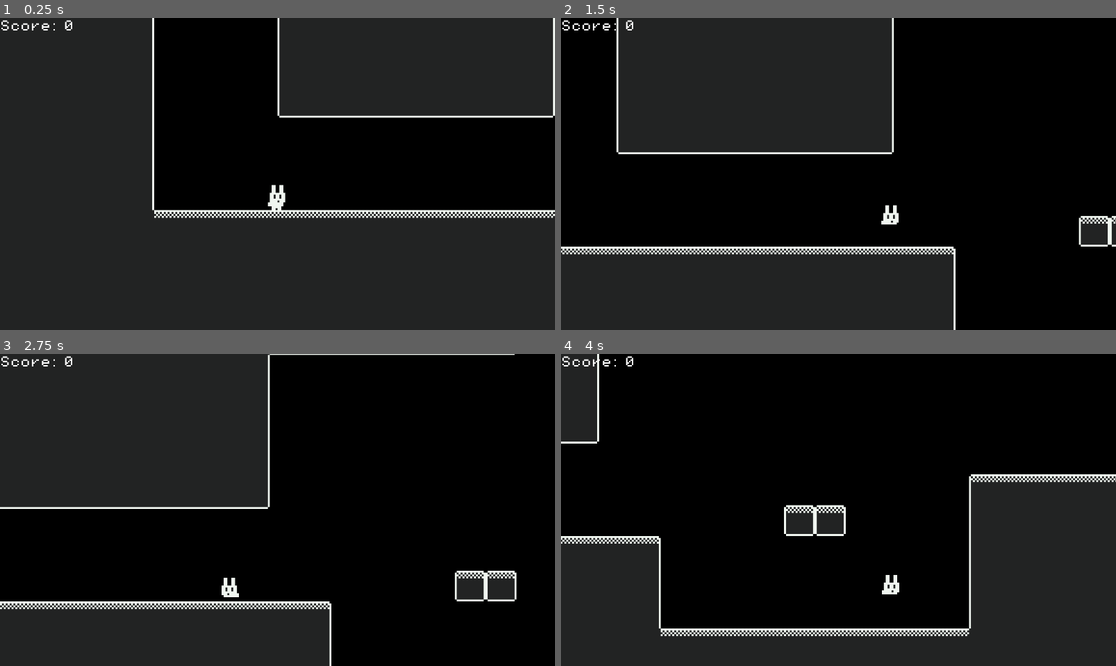
Above: before the commit, frames 1-4 (two rows, left to right).
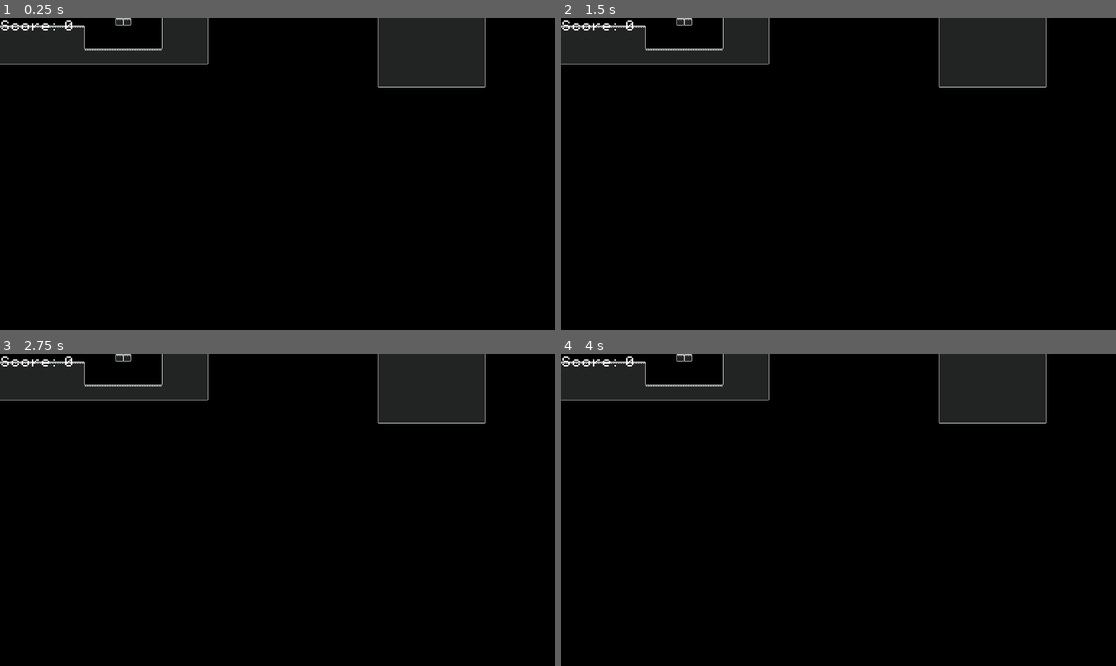
Above: after the commit, the same moments.

Repository: SrDoppelganger/Bunny_Limbo
Game: Godot game, scene res://Scenes/game.tscn
The game is run twice, just before and just after one commit, with the same random seed, the same clock (stepped at 60 frames per second) and the same inputs.
Inputs:
- Up to frame 1 (0.25 s): no input
- Up to frame 2 (1.5 s): tap Enter at 0.5 s; hold Right (move_right) from 0.53 s (still down); tap Space (jump) at 0.6, 0.77, 1.07, 1.35 s
- Up to frame 3 (2.75 s): tap Space (jump) at 1.52, 1.82, 2.1 s; release Right (move_right) at 2.03 s; hold Left (move_left) from 2.03 s (still down)
- Up to frame 4 (4 s): release Left (move_left) at 2.78 s; hold Right (move_right) from 2.78 s (still down); tap Space (jump) at 2.85, 3.02, 3.32, 3.6, 3.77 s

The runs differ from the first frame. In frame 1, 67% of the frame differs, in the area x 0-100%, y 0-100%; in frame 2, 45%; in frame 3, 39%; in frame 4, 40%.

Commit message:
Updated Wall Jump
Added Pushback to the wall jumps

Diff:
--- a/Scenes/pickup.tscn
+++ b/Scenes/pickup.tscn
@@ -1,42 +1,42 @@
 [gd_scene load_steps=9 format=3 uid="uid://dg8pqnbjjv2jo"]
 
-[ext_resource type="Texture2D" uid="uid://ugalt7u1x7ut" path="res://Assets/sprites/Carrot.png" id="1_6cf5c"]
 [ext_resource type="Script" path="res://Scripts/pickup.gd" id="1_f24gc"]
+[ext_resource type="Texture2D" uid="uid://dkgrxpwp1gt15" path="res://Assets/sprites/Carrot V2.png" id="2_k7n1v"]
 
-[sub_resource type="AtlasTexture" id="AtlasTexture_3b88x"]
-atlas = ExtResource("1_6cf5c")
+[sub_resource type="AtlasTexture" id="AtlasTexture_18dpl"]
+atlas = ExtResource("2_k7n1v")
 region = Rect2(0, 0, 16, 16)
 
-[sub_resource type="AtlasTexture" id="AtlasTexture_gjspt"]
-atlas = ExtResource("1_6cf5c")
+[sub_resource type="AtlasTexture" id="AtlasTexture_2ulru"]
+atlas = ExtResource("2_k7n1v")
 region = Rect2(16, 0, 16, 16)
 
-[sub_resource type="AtlasTexture" id="AtlasTexture_dmb8c"]
-atlas = ExtResource("1_6cf5c")
+[sub_resource type="AtlasTexture" id="AtlasTexture_07x63"]
+atlas = ExtResource("2_k7n1v")
 region = Rect2(32, 0, 16, 16)
 
-[sub_resource type="AtlasTexture" id="AtlasTexture_matjm"]
-atlas = ExtResource("1_6cf5c")
+[sub_resource type="AtlasTexture" id="AtlasTexture_kym0h"]
+atlas = ExtResource("2_k7n1v")
 region = Rect2(48, 0, 16, 16)
 
 [sub_resource type="SpriteFrames" id="SpriteFrames_p2duf"]
 animations = [{
 "frames": [{
 "duration": 1.0,
-"texture": SubResource("AtlasTexture_3b88x")
+"texture": SubResource("AtlasTexture_18dpl")
 }, {
 "duration": 1.0,
-"texture": SubResource("AtlasTexture_gjspt")
+"texture": SubResource("AtlasTexture_2ulru")
 }, {
 "duration": 1.0,
-"texture": SubResource("AtlasTexture_dmb8c")
+"texture": SubResource("AtlasTexture_07x63")
 }, {
 "duration": 1.0,
-"texture": SubResource("AtlasTexture_matjm")
+"texture": SubResource("AtlasTexture_kym0h")
 }],
 "loop": true,
 "name": &"default",
-"speed": 5.0
+"speed": 4.0
 }]
 
 [sub_resource type="CircleShape2D" id="CircleShape2D_w4ix2"]
@@ -47,9 +47,10 @@
 script = ExtResource("1_f24gc")
 
 [node name="AnimatedSprite2D" type="AnimatedSprite2D" parent="."]
+position = Vector2(1, 0)
 sprite_frames = SubResource("SpriteFrames_p2duf")
 autoplay = "default"
-frame_progress = 0.230445
+frame_progress = 0.54323
 
 [node name="CollisionShape2D" type="CollisionShape2D" parent="."]
 shape = SubResource("CircleShape2D_w4ix2")
--- a/Scenes/player.tscn
+++ b/Scenes/player.tscn
@@ -1,12 +1,15 @@
-[gd_scene load_steps=13 format=3 uid="uid://dxhvbyl3qhryq"]
+[gd_scene load_steps=17 format=3 uid="uid://dxhvbyl3qhryq"]
 
 [ext_resource type="Script" path="res://Scripts/player.gd" id="1_bw7t3"]
 [ext_resource type="Script" path="res://Scripts/Jump script.gd" id="2_ngtm5"]
 [ext_resource type="Texture2D" uid="uid://cpfnqgtkld4qe" path="res://Assets/sprites/Bnny_v2.png" id="2_xtkec"]
+[ext_resource type="Texture2D" uid="uid://ciex8uohtq436" path="res://Assets/sprites/zero two jump.png" id="3_mecbx"]
+[ext_resource type="Texture2D" uid="uid://1s8ioq0kw5fw" path="res://Assets/sprites/bnny slide.png" id="4_xvmw2"]
+[ext_resource type="Texture2D" uid="uid://0ovqw014qoeh" path="res://Assets/sprites/bnny wallJ.png" id="5_qnw6o"]
 
-[sub_resource type="AtlasTexture" id="AtlasTexture_3k7yc"]
-atlas = ExtResource("2_xtkec")
-region = Rect2(32, 16, 16, 16)
+[sub_resource type="AtlasTexture" id="AtlasTexture_nd0bo"]
+atlas = ExtResource("3_mecbx")
+region = Rect2(0, 0, 16, 16)
 
 [sub_resource type="AtlasTexture" id="AtlasTexture_soluy"]
 atlas = ExtResource("2_xtkec")
@@ -28,15 +31,19 @@
 atlas = ExtResource("2_xtkec")
 region = Rect2(32, 16, 16, 16)
 
-[sub_resource type="AtlasTexture" id="AtlasTexture_5u4jk"]
-atlas = ExtResource("2_xtkec")
-region = Rect2(32, 18, 16, 10)
+[sub_resource type="AtlasTexture" id="AtlasTexture_dtul5"]
+atlas = ExtResource("4_xvmw2")
+region = Rect2(0, 0, 16, 16)
+
+[sub_resource type="AtlasTexture" id="AtlasTexture_4c4bj"]
+atlas = ExtResource("5_qnw6o")
+region = Rect2(0, 0, 16, 16)
 
 [sub_resource type="SpriteFrames" id="SpriteFrames_62eyj"]
 animations = [{
 "frames": [{
 "duration": 1.0,
-"texture": SubResource("AtlasTexture_3k7yc")
+"texture": SubResource("AtlasTexture_nd0bo")
 }],
 "loop": true,
 "name": &"airborne",
@@ -69,10 +76,18 @@
 }, {
 "frames": [{
 "duration": 1.0,
-"texture": SubResource("AtlasTexture_5u4jk")
+"texture": SubResource("AtlasTexture_dtul5")
 }],
 "loop": true,
 "name": &"slide",
+"speed": 1.0
+}, {
+"frames": [{
+"duration": 1.0,
+"texture": SubResource("AtlasTexture_4c4bj")
+}],
+"loop": true,
+"name": &"wall_slide",
 "speed": 1.0
 }]
 
@@ -95,12 +110,19 @@
 wait_time = 0.1
 one_shot = true
 
+[node name="buffer_timer" type="Timer" parent="timers"]
+wait_time = 0.1
+one_shot = true
+
 [node name="AnimatedSprite2D" type="AnimatedSprite2D" parent="."]
 sprite_frames = SubResource("SpriteFrames_62eyj")
-animation = &"slide"
+animation = &"airborne"
 autoplay = "idle"
-frame_progress = 0.171675
 
 [node name="CollisionShape2D" type="CollisionShape2D" parent="."]
 position = Vector2(0, 2)
 shape = SubResource("CircleShape2D_66uvc")
+
+[node name="wallCollider" type="RayCast2D" parent="."]
+position = Vector2(0, 1)
+target_position = Vector2(7, 0)
--- a/Scripts/Jump script.gd
+++ b/Scripts/Jump script.gd
@@ -10,5 +10,6 @@
 @onready var jump_gravity:float = ((-2.0 * jump_h) / (jump_peak ** 2)) * -1
 @onready var fall_gravity:float = ((-2.0 * jump_h) / (jump_d ** 2)) * -1
 
+
 func get_gravity(vector2):
 		return jump_gravity if vector2.y < 0.0 else fall_gravity
--- a/Scripts/player.gd
+++ b/Scripts/player.gd
@@ -1,16 +1,25 @@
 extends CharacterBody2D
 
 #basic movement
-const SPEED = 150.0
+const SPEED = 200.0
 const SLAM_VELOCITY = 450.0
 const SLIDE_SPEED = 400.0
-var jump_buffer = 0.0
+const ACC = 1.0
 
+#jump variables
 @onready var jump_script = $"Jump script"
+@onready var jump_buffer_timer = $timers/buffer_timer
+@onready var wall_collider = $wallCollider
 
+var wall_jump = 3
+var can_jump = false
+var can_wall_jump = false
+
+const WALL_JUMP_PUSHBACK = 250.0
 
 #slide variables
 var facing_direction = 1
+var slamming = false
 
 #coyote time variables
 @onready var coyote_timer = $timers/Coyote_timer
@@ -22,11 +31,11 @@
 var gravity = ProjectSettings.get_setting("physics/2d/default_gravity")
 
 
-
 func _physics_process(delta):
 	# Add the gravity.
 	if not is_on_floor():
 		velocity.y += jump_script.get_gravity(velocity) * delta
+		velocity.x = velocity.x
 		animation.play("airborne")
 	else:
 		animation.play("idle")
@@ -34,36 +43,53 @@
 	# Get the input direction and handle the movement/deceleration.
 	# Var direction stores a value between -1,0 and 1
 	var direction = Input.get_axis("move_left", "move_right")
-	if direction and not Input.is_action_pressed("slide"):
-		velocity.x = direction * SPEED
+	if direction and !Input.is_action_pressed("slide"):
+		velocity.x = move_toward(velocity.x, direction * SPEED, 64.0)
 	else:
 		velocity.x = move_toward(velocity.x, 0, SPEED)
 
 	#declare was_on_floor for coyote time
 	var was_on_floor = is_on_floor()
 
+	#Handle jump buffering for normal jumping and wall jumping
+	if Input.is_action_just_pressed("jump"):
+		jump_buffer_timer.start()
+	if is_on_floor() and !jump_buffer_timer.is_stopped():
+		can_jump = true
+	if !is_on_floor() and wall_collider.is_colliding():
+		can_wall_jump = true
+	else:
+		can_wall_jump = false
+
 	# Handle Jump
-
-	#jump buffer allows for a little delay in the jumping input
-	if Input.is_action_just_pressed("jump") and is_on_floor():
-		jump_buffer = 0.1
-	jump_buffer -= delta
-
-	if Input.is_action_just_pressed("jump") and (jump_buffer > 0 or !coyote_timer.is_stopped()):
+	if can_jump or (Input.is_action_just_pressed("jump") and !coyote_timer.is_stopped()):
 		animation.play("jump_Start")
 		velocity.y = jump_script.jump_velocity
-		jump_buffer = 0.0
+		can_jump = false
+
+	#handle wall slide
+	wall_collider.scale.x = facing_direction
+	if direction != 0 and wall_collider.is_colliding() and !is_on_floor():
+		velocity.y = jump_script.get_gravity(velocity) * delta
+		animation.play("wall_slide")
+
+	#handle wall jump
+	if Input.is_action_just_pressed("jump") and (can_wall_jump and wall_jump > 0):
+		velocity.y = jump_script.jump_velocity
+		velocity.x = WALL_JUMP_PUSHBACK * (facing_direction * -1)
+		animation.flip_h
+		wall_jump -= 1
 
 	# handle slam
 	if Input.is_action_just_pressed("slam") and not is_on_floor():
+		slamming = true
 		animation.play("airborne")
 		velocity.y = SLAM_VELOCITY
 
 	# handle slide
-	if Input.is_action_pressed("slide") and is_on_floor():
+	if Input.is_action_pressed("slide") and !slamming:
 		animation.play("slide")
-		velocity.x = SLIDE_SPEED * facing_direction
-
+		velocity.x = lerp(SLIDE_SPEED * facing_direction, 0.0,0.2)
 
 	#handle animations and facing direction
 	if Input.is_action_just_pressed("move_right"):
@@ -73,6 +99,12 @@
 		animation.flip_h = true
 		facing_direction = -1
 
+	#reset values when player touches the floor
+	if is_on_floor():
+		wall_jump = 3
+		jump_buffer_timer.stop()
+		slamming = false
+
 	move_and_slide()
 
 	#coyote timer
